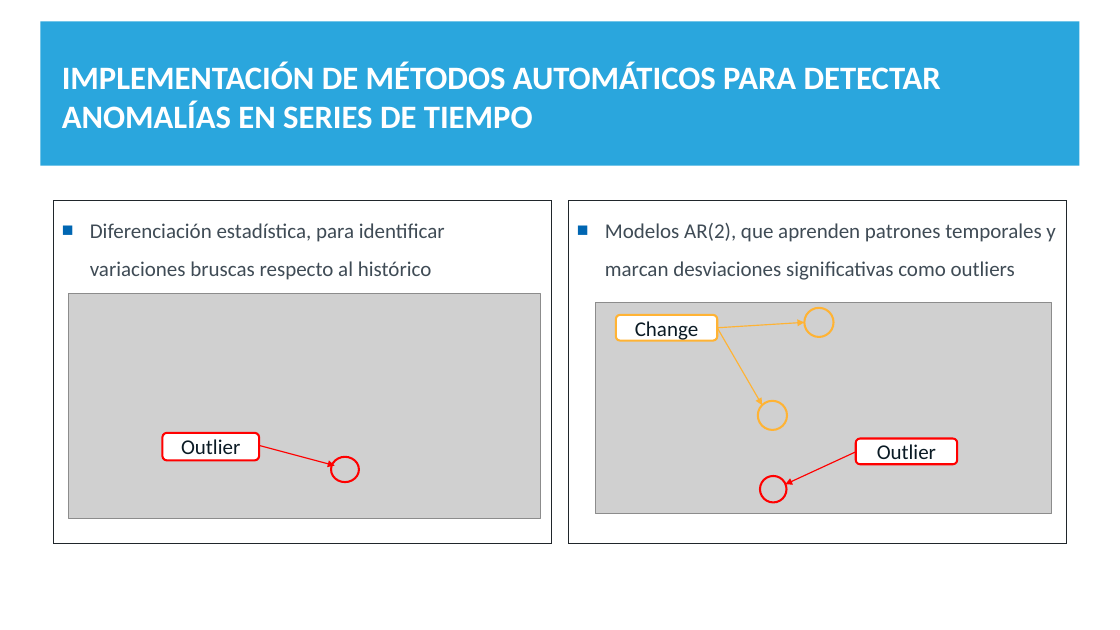
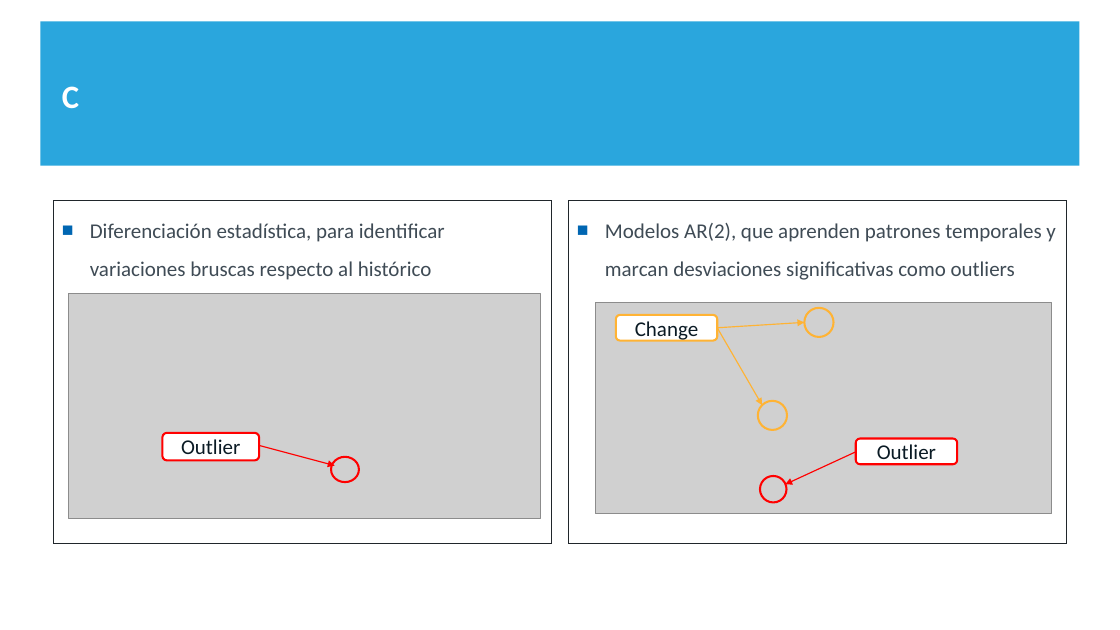
Before and after one commit to fchiapped/Proyecto-Grado, a slide deck: slide 7 of Entregas/UC/Entrega 3.pptx. Drawn at 1120x630 pixels with LibreOffice and Linux fonts; fonts in the diff are those of the drawing; grey boxes stand for pictures. Boxes give left, top, right and bottom in pixels: in the first picture for what was removed or moved away, otherwise in the second. Text is boxed around its words. In the diff, an @@ line names an element or a change of style, - is before the commit and + after.

```diff
--- a/Entregas/UC/Entrega 3.pptx
+++ b/Entregas/UC/Entrega 3.pptx
@@ title at <box>62,86,79,108</box>: text changed @@
-IMPLEMENTACIÓN DE MÉTODOS AUTOMÁTICOS PARA DETECTAR ANOMALÍAS EN SERIES DE TIEMPO
+C
```
Also in this commit, not shown: 5 other files.
